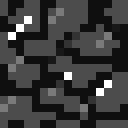
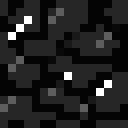
Revision of a layered 128px x 128px image; what changed, layer by layer:
"Layer 3": opacity 80% → 90% over [0, 0, 128, 128]
"Layer 1": opacity 70% → 85% over [0, 0, 128, 128]
